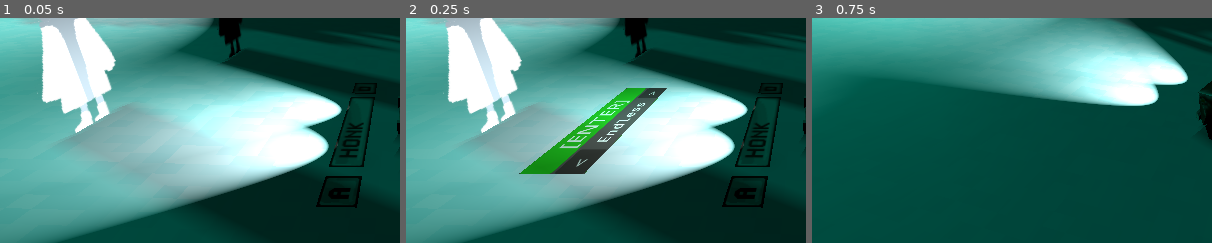
Above: before the commit, frames 1-3 (left to right).
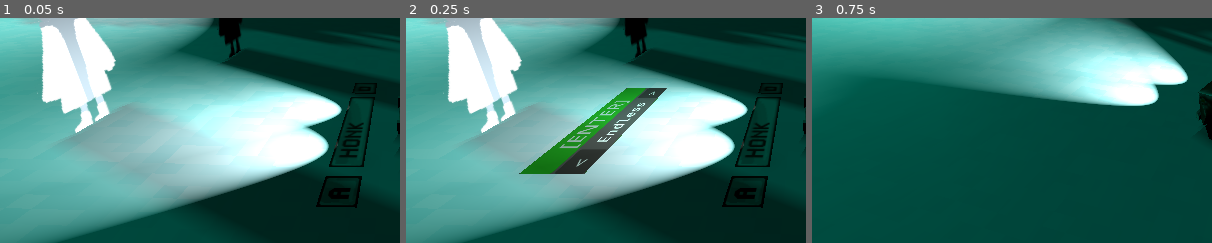
Above: after the commit, the same moments.

Repository: bjornarprytz/waves
Game: Godot game, scene res://main.tscn
Same seed, same stepped clock (60 frames per second), same inputs: the game is played once before the commit and once after it.
Inputs (mouse positions are % of the whole screen's width and height, from its top left):
- Up to frame 1 (0.05 s): no input
- Up to frame 2 (0.25 s): no input
- Up to frame 3 (0.75 s): tap Enter at 0.5, 0.6 s; move the mouse to (72, 45) at 0.52 s; hold D (steer_right) from 0.53 s (still down); click (72, 45) at 0.67 s
The pictures show only the part of the screen within x 0-50%, y 45-95%; the shares and areas given below are measured in that part.

Frame 1 is identical in both runs. In frame 2, 2.3% of the frame differs, in the area x 28-60%, y 31-70%; in frame 3, nothing differs.

Commit message:
helpful start menu

Diff:
--- a/src/main_menu.gd
+++ b/src/main_menu.gd
@@ -2,54 +2,77 @@
 extends Control
 
 class Settings:
-	## Between
-	var game_length: int
-	var starting_lives: int = 3
+    ## Between
+    var game_length: int
+    var starting_lives: int = 3
 
-	func _init(mode: String = "Endless", lives: int = 3) -> void:
-		# NOTE: car starts at 180 degrees
-		match (mode):
-			"Endless":
-				game_length = -1
-			"Long":
-				game_length = 120
-			"Short":
-				game_length = 300
+    func _init(mode: String = "Endless", lives: int = 3) -> void:
+        # NOTE: car starts at 180 degrees
+        match (mode):
+            "Endless":
+                game_length = -1
+            "Long":
+                game_length = 120
+            "Short":
+                game_length = 300
 
-		self.starting_lives = lives
+        self.starting_lives = lives
 
 var modes = ["Short", "Long", "Endless"]
 
 @onready var mode_left: Button = %ModeLeft
 @onready var mode_right: Button = %ModeRight
 @onready var mode_name: RichTextLabel = %ModeName
+@onready var start_button: Button = %StartButton
 
 var current_mode_idx: int = 0
 
+func _ready() -> void:
+    var timer = get_tree().create_timer(10.69)
+    timer.timeout.connect(highlight_start_button)
+
+
+func highlight_start_button() -> void:
+    var tween = create_tween()
+    tween.set_loops()
+    tween.tween_property(start_button, "modulate:g", 0.5, 0.4)
+    tween.tween_property(start_button, "modulate:g", 1.0, 0.4)
+    tween.set_loops() # Infinite loops
+
 func _on_start_button_pressed() -> void:
-	var current_mode = modes[current_mode_idx]
+    var current_mode = modes[current_mode_idx]
 
-	Events.start_game.emit(Settings.new(current_mode))
+    Events.start_game.emit(Settings.new(current_mode))
 
 
 func _input(event: InputEvent) -> void:
-	if (event is InputEventKey and event.pressed):
-		if (event.keycode == Key.KEY_LEFT):
-			_on_mode_left_pressed()
-		elif (event.keycode == Key.KEY_RIGHT):
-			_on_mode_right_pressed()
-		elif (event.keycode == Key.KEY_ENTER or event.keycode == Key.KEY_KP_ENTER):
-			_on_start_button_pressed()
+    if (event is InputEventKey and event.pressed):
+        if (event.keycode == Key.KEY_LEFT):
+            _on_mode_left_pressed()
+        elif (event.keycode == Key.KEY_RIGHT):
+            _on_mode_right_pressed()
+        elif (event.keycode == Key.KEY_ENTER or event.keycode == Key.KEY_KP_ENTER):
+            _on_start_button_pressed()
 
 
 func _on_mode_left_pressed() -> void:
-	current_mode_idx = (current_mode_idx - 1) % modes.size()
-	_update_mode_name()
+    current_mode_idx = (current_mode_idx - 1) % modes.size()
+    _update_mode_name()
+    var tween = create_tween()
+    tween.tween_property(mode_left, "modulate:a", 0.5, 0.1)
+    tween.tween_property(mode_left, "modulate:a", 1.0, 0.1)
+
 
 func _on_mode_right_pressed() -> void:
-	current_mode_idx = (current_mode_idx + 1) % modes.size()
-	_update_mode_name()
+    current_mode_idx = (current_mode_idx + 1) % modes.size()
+    _update_mode_name()
+    var tween = create_tween()
+    tween.tween_property(mode_right, "modulate:a", 0.5, 0.1)
+    tween.tween_property(mode_right, "modulate:a", 1.0, 0.1)
 
 func _update_mode_name() -> void:
-	mode_name.clear()
-	mode_name.append_text(modes[current_mode_idx])
+    mode_name.clear()
+    mode_name.append_text(modes[current_mode_idx])
+    var tween = create_tween()
+    tween.tween_property(mode_name, "modulate:r", 0.5, 0.2)
+    tween.tween_property(mode_name, "modulate:r", 1.0, 0.2)
--- a/src/main_menu.tscn
+++ b/src/main_menu.tscn
@@ -15,6 +15,8 @@
 layout_mode = 2
 
 [node name="StartButton" type="Button" parent="VBoxContainer"]
+unique_name_in_owner = true
+modulate = Color(0.82606, 0.82606006, 0.82606, 1)
 layout_mode = 2
 theme_type_variation = &"ActionButton"
 theme_override_font_sizes/font_size = 32
--- a/src/world_menu.tscn
+++ b/src/world_menu.tscn
@@ -14,6 +14,7 @@
 transparency = 4
 cull_mode = 2
 albedo_texture = SubResource("ViewportTexture_w7mvi")
+emission_enabled = true
 
 [sub_resource type="BoxShape3D" id="BoxShape3D_w7mvi"]
 size = Vector3(1, 1, 0.03540039)
